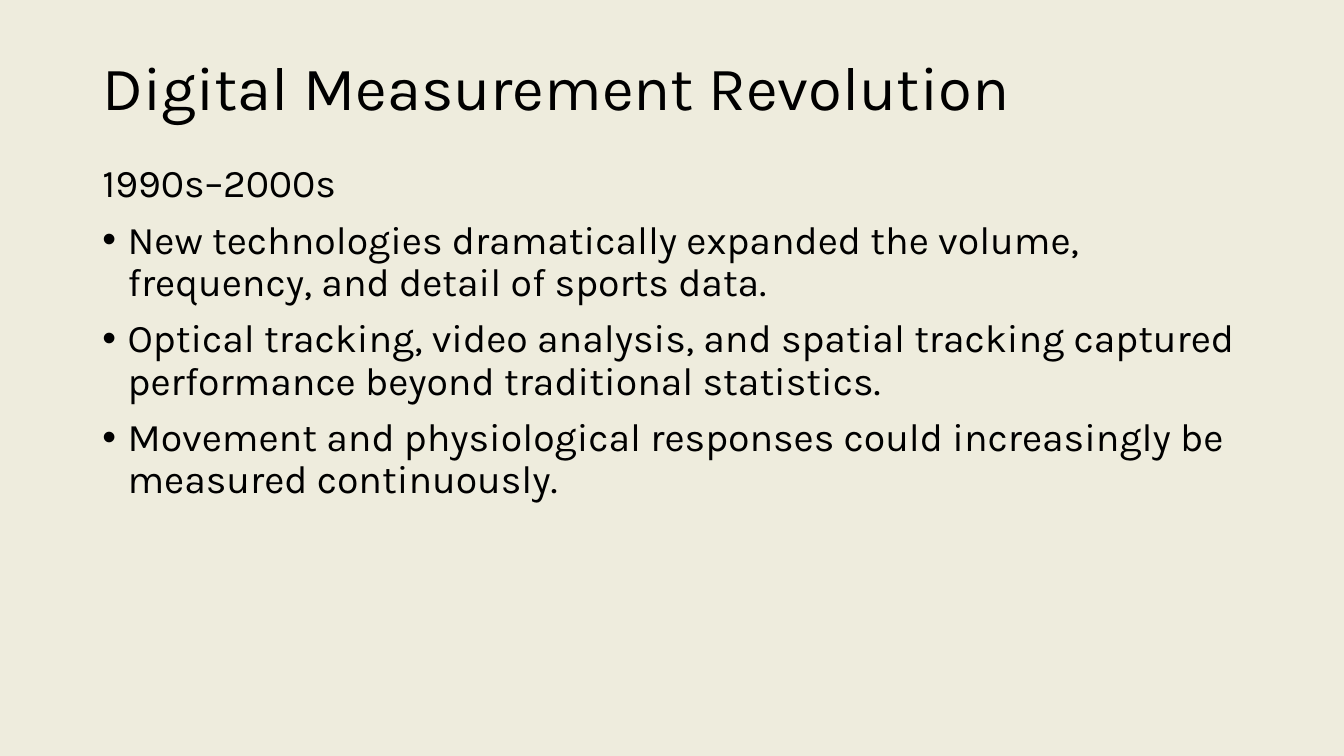
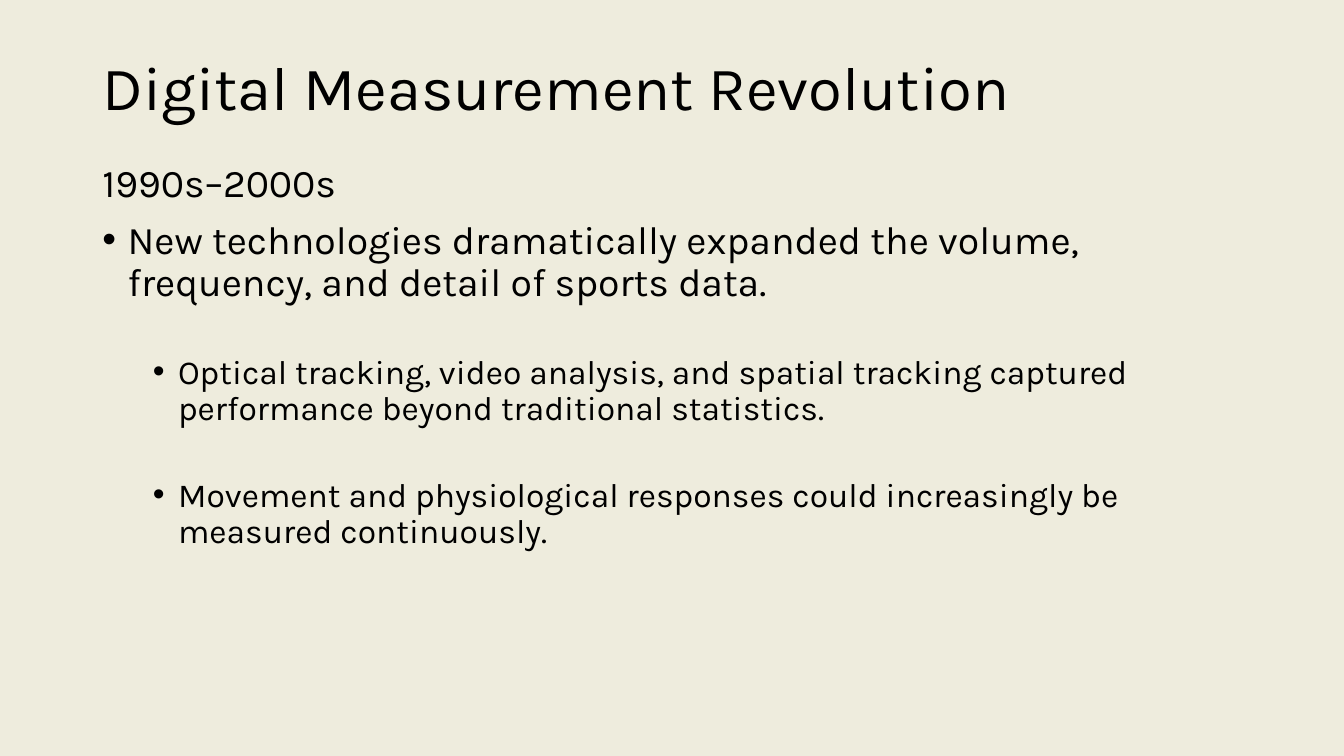
Before and after one commit to onishisaryu/HES-3000-Sports-Data-Analytics, a slide deck: slide 10 of pptx/Lecture1.pptx (slide 11 before the commit). Drawn at 1344x756 pixels with LibreOffice and Linux fonts; fonts in the diff are those of the drawing. Boxes give left, top, right and bottom in pixels: in the first picture for what was removed or moved away, otherwise in the second. Text is boxed around its words. In the diff, an @@ line names an element or a change of style, - is before the commit and + after.

```diff
--- a/pptx/Lecture1.pptx
+++ b/pptx/Lecture1.pptx
@@ text at <box>178,361,1128,552</box>: size 28 to 24 pt in "Optical tracking, video analysis, and spatial tracking ...", "Movement and physiological responses could increasingly be ..."; list level 1 to 2 in "Optical tracking, video analysis, and ..."; list level 1 to 2 in "Movement and physiological responses could ..." @@
```
Also in this commit, not shown: 10 other slides changed, 2 other files.
